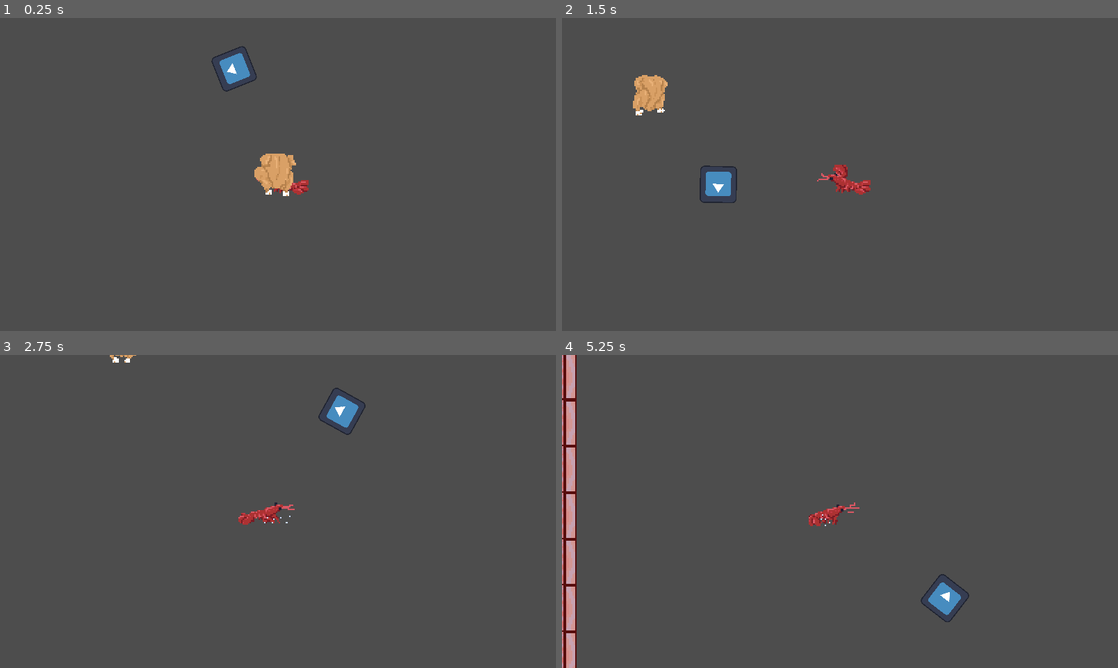
Above: before the commit, frames 1-4 (two rows, left to right).
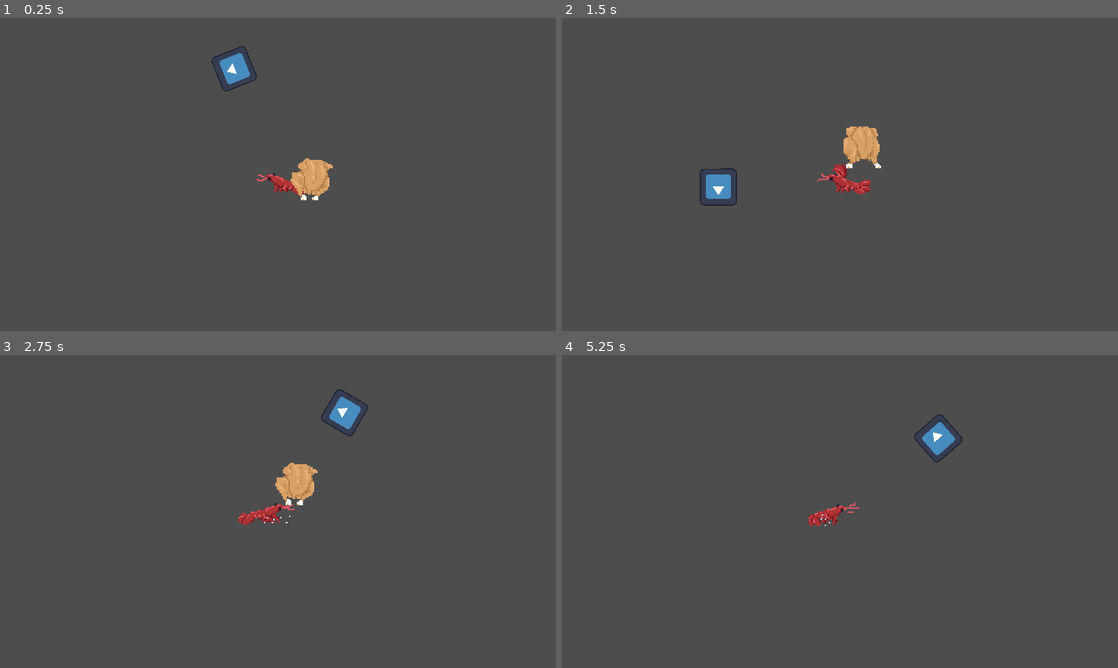
Above: after the commit, the same moments.

Repository: Chujo58/GameJam2025
Game: Godot game, scene res://MainScene.tscn
Same seed, same stepped clock (60 frames per second), same inputs: the game is played once before the commit and once after it. The engine's default icon, where the game draws it, is replaced by a stand-in: a white triangle on a blue panel in a dark square.
Inputs (mouse positions are in pixels of both pictures, inside the frame that each line leads up to):
- Up to frame 1 (0.25 s): no input
- Up to frame 2 (1.5 s): move the mouse to (962, 158) at 0.52 s; hold Right (Right) 0.53-1.28 s; right-click (962, 158) at 0.6 s; move the mouse to (728, 190) at 1.27 s; hold Down (Down) from 1.28 s (still down); click (728, 190) at 1.35 s
- Up to frame 3 (2.75 s): right-click (166, 527) at 1.55 s; move the mouse to (333, 442) at 2.02 s; release Down (Down) at 2.03 s; hold Right (Right) from 2.03 s (still down); tap Shift (Run) at 2.1 s; right-click (333, 442) at 2.3 s
- Up to frame 4 (5.25 s): move the mouse to (812, 574) at 2.77 s; release Right (Right) at 2.78 s; hold W (Up) 2.78-3.53 s; right-click (812, 574) at 2.85 s; move the mouse to (1006, 558) at 3.52 s; hold Left (Left) 3.53-5.03 s; right-click (1006, 558) at 3.6 s; move the mouse to (673, 464) at 4.27 s; click (673, 464) at 4.35 s; right-click (673, 464) at 4.55 s; move the mouse to (867, 511) at 5.02 s; hold Down (Down) from 5.03 s (still down); tap Shift (Run) at 5.1 s

The runs differ from the first frame. In frame 1, 1.4% of the frame differs, in the area x 45-60%, y 43-59%; in frame 2, 1.5%; in frame 3, 1.0%; in frame 4, 3.5%, in the area x 0-74%, y 0-100%.

Commit message:
chicken hitbox

Diff:
--- a/Bullet.tscn
+++ b/Bullet.tscn
@@ -1,23 +1,60 @@
-[gd_scene load_steps=4 format=3 uid="uid://b3q7p7gqmqa0t"]
+[gd_scene load_steps=9 format=3 uid="uid://b3q7p7gqmqa0t"]
 
 [ext_resource type="Script" path="res://bullet.gd" id="1_o4rde"]
-[ext_resource type="Texture2D" uid="uid://c62jr2m3h72e2" path="res://icon.svg" id="2_p3j4h"]
+[ext_resource type="Texture2D" uid="uid://dypmaygasqeek" path="res://lobterassets/lobterprojectile.png" id="2_cl7ps"]
 
 [sub_resource type="CapsuleShape2D" id="CapsuleShape2D_e4xwe"]
-radius = 16.0
-height = 34.0
+radius = 5.0
+height = 10.0
+
+[sub_resource type="AtlasTexture" id="AtlasTexture_ocgdl"]
+atlas = ExtResource("2_cl7ps")
+region = Rect2(0, 0, 46, 30)
+
+[sub_resource type="AtlasTexture" id="AtlasTexture_l0mhp"]
+atlas = ExtResource("2_cl7ps")
+region = Rect2(46, 0, 46, 30)
+
+[sub_resource type="AtlasTexture" id="AtlasTexture_xj4vs"]
+atlas = ExtResource("2_cl7ps")
+region = Rect2(92, 0, 46, 30)
+
+[sub_resource type="AtlasTexture" id="AtlasTexture_b0vg7"]
+atlas = ExtResource("2_cl7ps")
+region = Rect2(138, 0, 46, 30)
+
+[sub_resource type="SpriteFrames" id="SpriteFrames_u4ueb"]
+animations = [{
+"frames": [{
+"duration": 1.0,
+"texture": SubResource("AtlasTexture_ocgdl")
+}, {
+"duration": 1.0,
+"texture": SubResource("AtlasTexture_l0mhp")
+}, {
+"duration": 1.0,
+"texture": SubResource("AtlasTexture_xj4vs")
+}, {
+"duration": 1.0,
+"texture": SubResource("AtlasTexture_b0vg7")
+}],
+"loop": true,
+"name": &"default",
+"speed": 7.0
+}]
 
 [node name="Bullet" type="Area2D"]
 collision_layer = 4
 collision_mask = 2
 script = ExtResource("1_o4rde")
 
-[node name="Sprite2D" type="Sprite2D" parent="."]
-scale = Vector2(0.2, 0.2)
-texture = ExtResource("2_p3j4h")
-
 [node name="CollisionShape2D" type="CollisionShape2D" parent="."]
 shape = SubResource("CapsuleShape2D_e4xwe")
 
-[connection signal="area_entered" from="." to="." method="_on_area_entered"]
+[node name="AnimatedSprite2D" type="AnimatedSprite2D" parent="."]
+position = Vector2(5, 8)
+sprite_frames = SubResource("SpriteFrames_u4ueb")
+autoplay = "default"
+frame_progress = 0.317424
+
 [connection signal="body_entered" from="." to="." method="_on_body_entered"]
--- a/bullet.gd
+++ b/bullet.gd
@@ -1,37 +1,23 @@
 extends Area2D
 
-var speed:int = 1500
-var damage = 5
+var speed:int = 400
+var damage = 1
 var direction = Vector2(1, 0) # e.g. bullet moves to the right by default
-var max_pierce_count:int = 1  # How many enemies it can pierce before disappearing
+const max_pierce_count:int = 3  # How many enemies it can pierce before disappearing
 var current_pierce_count:int = 0
 
-#func _ready() -> void:
-	# If you're using area_entered signal from the editor, ensure it’s connected
-	# E.g. connect("area_entered", self, "_on_area_entered")
 
 func _physics_process(delta: float) -> void:
 	position += transform.x * speed * delta
 
-func _on_area_entered(area: Area2D) -> void:
-	# We only want to do something if the "area" is an enemy
-	if "enemy" in area.get_groups():
-		# Option A: If enemy script has a 'take_damage' method
-		if area.has_method("take_damage"):
-			area.take_damage(damage)
-		else:
-			# Option B: If enemy has an HP variable
-			if area.has_variable("HP"):
-				area.HP -= damage
 
-		# After hitting an enemy, handle piercing
+
+func _on_body_entered(body: Node2D) -> void:
+	print(body)
+	if body.is_in_group("enemy"):
+		body.take_damage(damage)
 		current_pierce_count += 1
 		if current_pierce_count >= max_pierce_count:
 			queue_free()
 	else:
-		# If you want bullets to disappear on hitting walls or other objects, do so here
 		queue_free()
-
-
-func _on_body_entered(body: Node2D) -> void:
-	pass # Replace with function body.
--- a/chickenEnemy.tscn
+++ b/chickenEnemy.tscn
@@ -2,10 +2,6 @@
 
 [ext_resource type="Script" path="res://chicken_enemy.gd" id="1_oictt"]
 [ext_resource type="Texture2D" uid="uid://bt6rtlew7dybo" path="res://lobterassets/lchicken.png" id="2_rowqr"]
-
-[sub_resource type="CapsuleShape2D" id="CapsuleShape2D_whi6t"]
-radius = 65.0
-height = 130.0
 
 [sub_resource type="AtlasTexture" id="AtlasTexture_lf0fv"]
 atlas = ExtResource("2_rowqr")
@@ -43,17 +39,26 @@
 "speed": 5.0
 }]
 
+[sub_resource type="CapsuleShape2D" id="CapsuleShape2D_whi6t"]
+radius = 12.0
+height = 38.0
+
 [node name="chickenEnemy" type="CharacterBody2D" node_paths=PackedStringArray("player")]
 collision_layer = 2
-collision_mask = 4
+collision_mask = 5
 script = ExtResource("1_oictt")
 player = NodePath("")
-
-[node name="CollisionShape2D" type="CollisionShape2D" parent="."]
-shape = SubResource("CapsuleShape2D_whi6t")
 
 [node name="AnimatedSprite2D" type="AnimatedSprite2D" parent="."]
 sprite_frames = SubResource("SpriteFrames_opjfj")
 animation = &"move"
 autoplay = "move"
-frame_progress = 0.325848
+frame_progress = 0.778031
+
+[node name="HitBox" type="Area2D" parent="."]
+
+[node name="CollisionShape2D" type="CollisionShape2D" parent="HitBox"]
+shape = SubResource("CapsuleShape2D_whi6t")
+
+[node name="CollisionShape2D" type="CollisionShape2D" parent="."]
+shape = SubResource("CapsuleShape2D_whi6t")
--- a/chicken_enemy.gd
+++ b/chicken_enemy.gd
@@ -1,7 +1,7 @@
 extends CharacterBody2D
 
 var HP = 10
-var speed = 100
+var speed = 50
 
 @export var player: Node2D
 
--- a/melee_area.gd
+++ b/melee_area.gd
@@ -15,7 +15,7 @@
 	if area != null:
 		if area.owner != null:
 			if "Enemy" in area.owner.name:
-				area.owner.health-=5
+				area.owner.HP-=5
 
 func _on_animated_sprite_2d_animation_finished() -> void:
 	queue_free()
--- a/test_character.gd
+++ b/test_character.gd
@@ -1,9 +1,9 @@
 extends CharacterBody2D
 
 # Running/moving constants
-const DEFAULT_SPEED:int = 300
-const RUN_SPEED:int = 450
-const DASH_SPEED:int = -1200
+const DEFAULT_SPEED:int = 200
+const RUN_SPEED:int = 200
+const DASH_SPEED:int = 400
 var SPEED:int = DEFAULT_SPEED
 
 @onready var HP = 5
@@ -13,6 +13,8 @@
 const CLAW_STATES = ["NO_CLAW", "ONE_CLAW", "TWO_CLAW"]
 
 @onready var claw_state = CLAW_STATES[0]
+
+var canShoot = true
 
 # var last_direction
 #Sound effects
@@ -59,11 +61,18 @@
 	SPEED = DEFAULT_SPEED
 
 func shoot():
-	var bullet = BULLET.instantiate()
-	owner.add_child(bullet)
-	bullet.transform = $CollisionShape2D/Muzzle.global_transform
+	if canShoot:
+		var bullet = BULLET.instantiate()
+		owner.add_child(bullet)
+		bullet.transform = $CollisionShape2D/Muzzle.global_transform
+		$ShootTimer.start()
+		canShoot = false
 
 
 func melee():
 	var melee_area = MELEE_AREA.instantiate()
 	$CollisionShape2D.add_child(melee_area)
+
+
+func _on_shoot_timer_timeout() -> void:
+	canShoot = true
--- a/test_character.tscn
+++ b/test_character.tscn
@@ -213,7 +213,10 @@
 [node name="WalkingAudioStream" type="AudioStreamPlayer2D" parent="."]
 stream = ExtResource("10_5ubgf")
 
+[node name="ShootTimer" type="Timer" parent="."]
+
 [connection signal="animation_finished" from="AnimatedSprite2D" to="AnimatedSprite2D" method="_on_animation_finished"]
 [connection signal="animation_looped" from="AnimatedSprite2D" to="." method="_on_animated_sprite_2d_animation_looped"]
 [connection signal="animation_looped" from="AnimatedSprite2D" to="AnimatedSprite2D" method="_on_animation_looped"]
 [connection signal="timeout" from="DashTimer" to="." method="_on_dash_timer_timeout"]
+[connection signal="timeout" from="ShootTimer" to="." method="_on_shoot_timer_timeout"]
